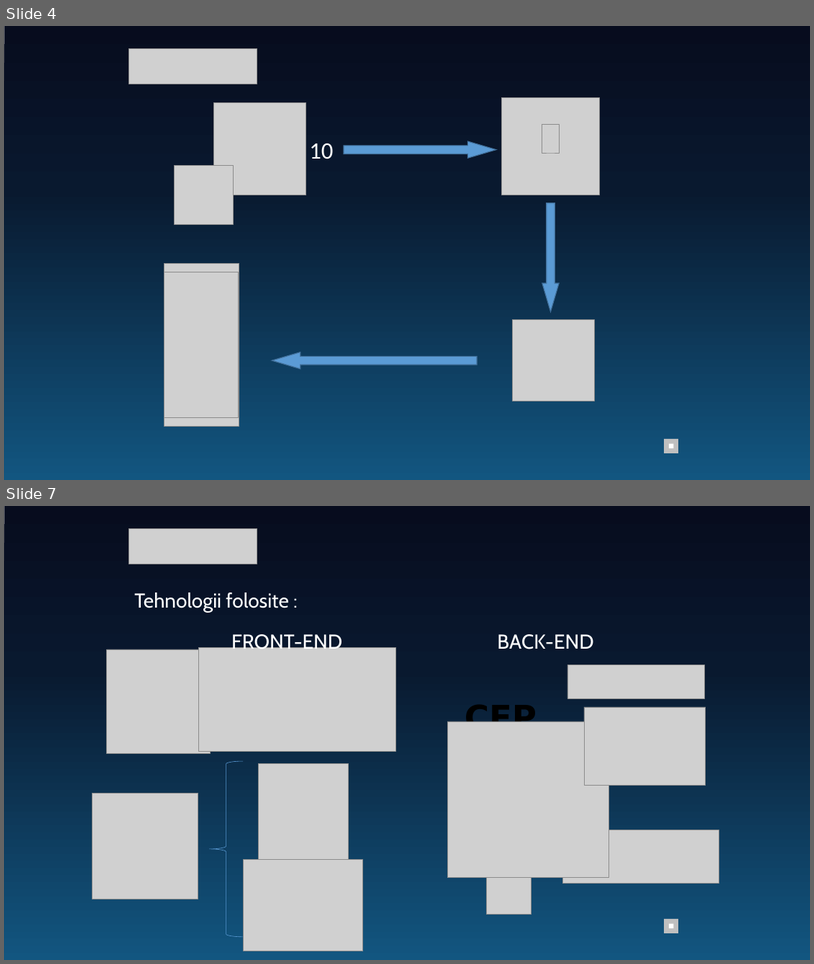
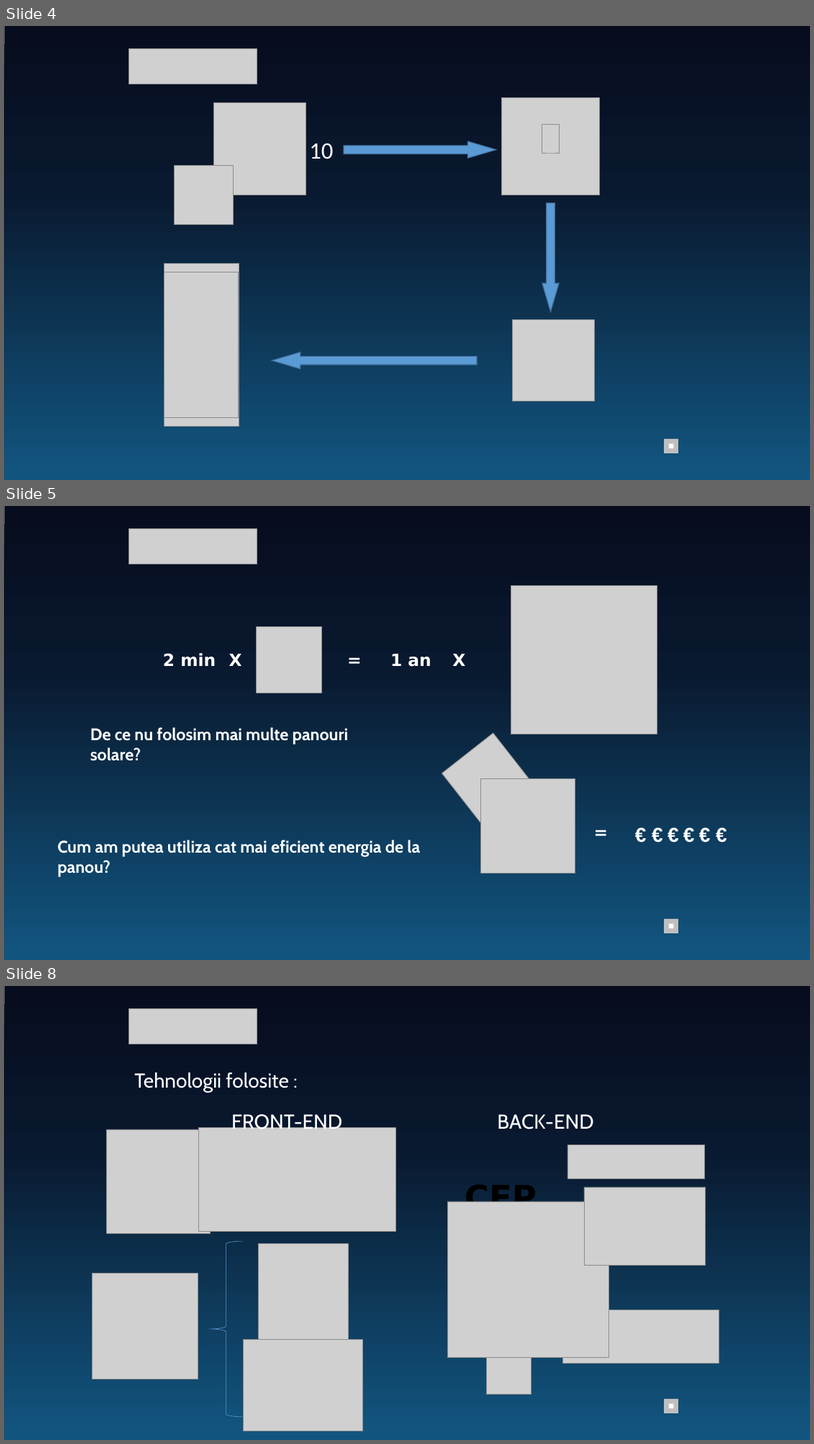
Before and after one commit to tiberiuraicu/Licenta, a slide deck: documentation/4_ IESC-RO (3).pptx. Shown one above the other, each under a label of ours: slides 4 and 7 before the commit, slides 4, 5 and 8 after it; the slides between them are not shown. The pictures are 814x964 and 814x1444 pixels, drawn with LibreOffice and Linux fonts; fonts in the diff are those of the drawing; grey boxes stand for pictures. Boxes give left, top, right and bottom in pixels: in the first picture for what was removed or moved away, otherwise in the second. Text is boxed around its words. In the diff, an @@ line names an element or a change of style, - is before the commit and + after.

```diff
--- a/documentation/4_ IESC-RO (3).pptx
+++ b/documentation/4_ IESC-RO (3).pptx
@@ slide 5 added at (x1=4, y1=506, x2=810, y2=960), background #FFFFFF; not listed: 1 template element that a slide beside it also shows @@
@@ picture added at (x1=129, y1=528, x2=257, y2=564) @@
@@ picture added at (x1=512, y1=585, x2=657, y2=734) @@
@@ picture added at (x1=256, y1=626, x2=322, y2=692) @@
@@ text added at (x1=163, y1=653, x2=216, y2=666), 20 pt, text #FFFFFF, bold @@
+2 min
@@ text added at (x1=229, y1=654, x2=242, y2=666), 20 pt, text #FFFFFF, bold @@
+X
@@ text added at (x1=342, y1=646, x2=369, y2=673), 20 pt, text #FFFFFF, bold @@
+=
@@ text added at (x1=391, y1=654, x2=431, y2=667), 20 pt, text #FFFFFF, bold @@
+1 an
@@ text added at (x1=453, y1=654, x2=466, y2=666), 20 pt, text #FFFFFF, bold @@
+X
@@ text added at (x1=90, y1=727, x2=348, y2=761), 20 pt, text #FFFFFF, bold @@
+De ce nu folosim mai multe panouri solare?
@@ picture added at (x1=442, y1=733, x2=534, y2=825) @@
@@ picture added at (x1=481, y1=779, x2=576, y2=873) @@
@@ text added at (x1=589, y1=818, x2=615, y2=845), 20 pt, text #FFFFFF, bold @@
+=
@@ text added at (x1=624, y1=818, x2=734, y2=874), 24 pt, text #FFFFFF, bold @@
+€ € € € € €
@@ text added at (x1=57, y1=839, x2=420, y2=857), 20 pt, text #FFFFFF, bold @@
+Cum am putea utiliza cat mai eficient energia de la panou?
@@ rectangle added at (x1=665, y1=919, x2=679, y2=933), fill #BFBFBF @@
@@ rectangle added at (x1=669, y1=924, x2=674, y2=928), fill #FFFFFF @@
@@ what was slide 7 is now slide 8 @@
```
Also in this commit, not shown: 2 slides changed, 1 other slide added, 15 other files.
